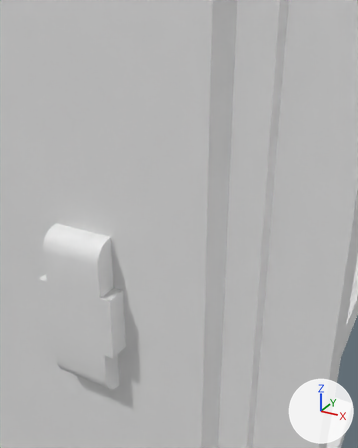
An edit to the COLLADA model scenery/reds_panels_and_operators/models/electrical_box_small.dae, drawn before and after from the same camera.
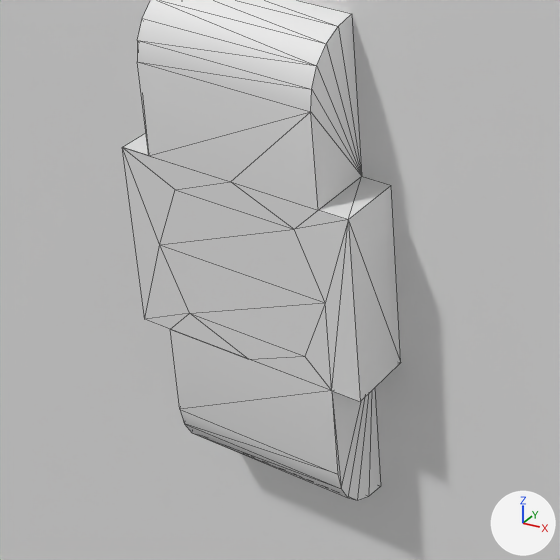
There are two pictures of each version: one from a camera (50 mm lens) standing at (0.4552, -0.1733, 0.6441) and looking at (0.355, 0.0089, 0.553), one close up on the part from 0% to 49% of the width and 52% to 91% of the height. Arrows for +X, +Y and +Z are at lower right; the lights stay in place. The close-ups show mesh edges as thin lines. Materials are left out; every surface is plain grey. Where no turn or scale is listed for an object, it has been applied to the vertices. Vertices at the same position are counted once.

Names of what the first close-up shows: 'electrical_box', 'panel_door_lock'.
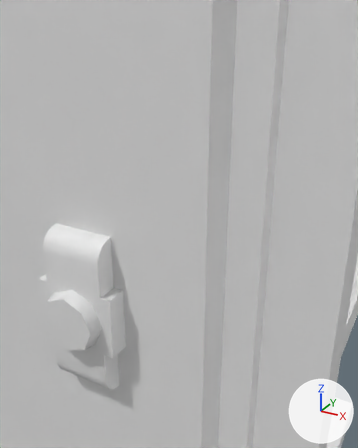
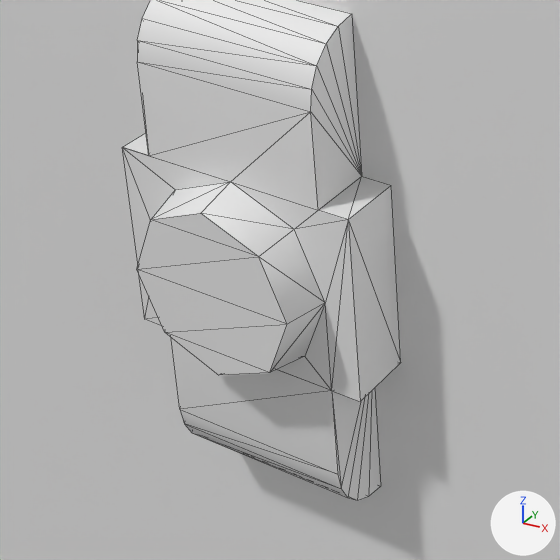
Changed parts and their boxes [x1, y1, x2, y2] in the close-ups (560 x 560 px):
part 1 of me_panel_door_lock, built on
    before: [160, 182, 325, 359]
    after: [137, 182, 325, 375]

The change in detail:
me_panel_door_lock is used by ob_panel_door_lock; location (0.3077, -0.02, 0.4745).
me_panel_door_lock had 48 vertices, 82 faces and spanned x -0.005..0.035, y -0.01..0.0, z 0.0..0.08.
me_panel_door_lock now has 56 vertices, 98 faces and spans x -0.005..0.035, y -0.0164..0.0, z 0.0..0.08.
Part 1, on me_panel_door_lock:
6 faces are deleted.
8 vertices are added at x 0.0015..0.0285, y -0.0164, z 0.0265..0.0535.
22 new faces join them.
